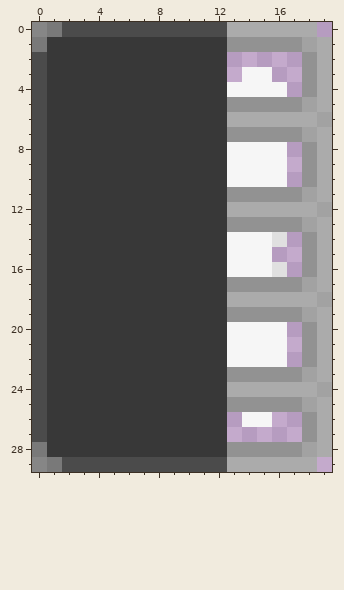
A pixel-art sprite gets an edit: PlatformerV2/Assets/Textures/fan.png. Above: the version before the commit.
The file is 20x30 pixels. Colours within 5 levels of each other are drawn and written as one.
The result:
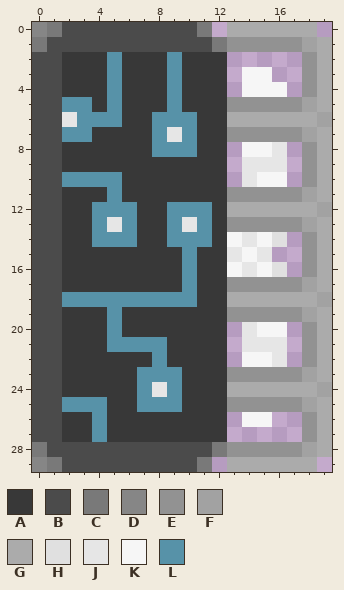
Palette (. is transparent): A #383838  B #4b4b4b  C #797979  D #868686  E #929292  F #a2a2a2  G #ababab  H #e0e0e0  J #e6e6e6  K #f6f6f6  L #5792a8
Edits made:
@@ x 0..19 @@
- 0 DCBBBBBBBBBBBGGGGGG.
- 1 CAAAAAAAAAAAAEEEEEFG
- 2 BAAAAAAAAAAAA.....EG
- 3 BAAAAAAAAAAAA.KK..EG
- 4 BAAAAAAAAAAAAKKKK.EG
- 5 BAAAAAAAAAAAAEEEEEFG
- 6 BAAAAAAAAAAAAGGGGGGF
- 7 BAAAAAAAAAAAAEEEEEFG
- 8 BAAAAAAAAAAAAKKKK.EG
- 9 BAAAAAAAAAAAAKKKK.EG
-10 BAAAAAAAAAAAAKKKK.EG
-11 BAAAAAAAAAAAAEEEEEFG
-12 BAAAAAAAAAAAAGGGGGGF
-13 BAAAAAAAAAAAAEEEEEFG
-14 BAAAAAAAAAAAAKKKH.EG
-15 BAAAAAAAAAAAAKKK..EG
-16 BAAAAAAAAAAAAKKKH.EG
-17 BAAAAAAAAAAAAEEEEEFG
-18 BAAAAAAAAAAAAGGGGGGF
-19 BAAAAAAAAAAAAEEEEEFG
-20 BAAAAAAAAAAAAKKKK.EG
-21 BAAAAAAAAAAAAKKKK.EG
-22 BAAAAAAAAAAAAKKKK.EG
-23 BAAAAAAAAAAAAEEEEEFG
-24 BAAAAAAAAAAAAGGGGGGF
-25 BAAAAAAAAAAAAEEEEEFG
-26 BAAAAAAAAAAAA.KK..EG
-27 BAAAAAAAAAAAA.....EG
-28 CAAAAAAAAAAAAEEEEEFG
-29 DCBBBBBBBBBBBGGGGGG.
+ 0 DCBBBBBBBBBC.GGGGGG.
+ 1 CBBBBBBBBBBBCEEEEEFG
+ 2 BBAAALAAALAAA.....EG
+ 3 BBAAALAAALAAA.KK..EG
+ 4 BBAAALAAALAAA.KKK.EG
+ 5 BBLLALAAALAAAEEEEEFG
+ 6 BBJLLLAALLLAAGGGGGGF
+ 7 BBLLAAAALJLAAEEEEEFG
+ 8 BBAAAAAALLLAA.KKJ.EG
+ 9 BBAAAAAAAAAAA.JJJ.EG
+10 BBLLLLAAAAAAA.JKK.EG
+11 BBAAALAAAAAAAEEEEEFG
+12 BBAALLLAALLLAGGGGGGF
+13 BBAALJLAALJLAEEEEEFG
+14 BBAALLLAALLLAKJKH.EG
+15 BBAAAAAAAALAAJKJ..EG
+16 BBAAAAAAAALAAKJKH.EG
+17 BBAAAAAAAALAAEEEEEFG
+18 BBLLLLLLLLLAAGGGGGGF
+19 BBAAALAAAAAAAEEEEEFG
+20 BBAAALAAAAAAA.JKK.EG
+21 BBAAALLLLAAAA.JJJ.EG
+22 BBAAAAAALAAAA.KKJ.EG
+23 BBAAAAALLLAAAEEEEEFG
+24 BBAAAAALJLAAAGGGGGGF
+25 BBLLLAALLLAAAEEEEEFG
+26 BBAALAAAAAAAA.KK..EG
+27 BBAALAAAAAAAA.....EG
+28 CBBBBBBBBBBBCEEEEEFG
+29 DCBBBBBBBBBC.GGGGGG.
Boxes around the changes in both pictures, in picture pixels (x1, y1, x2, y2):
changed: (47, 22, 287, 472)
